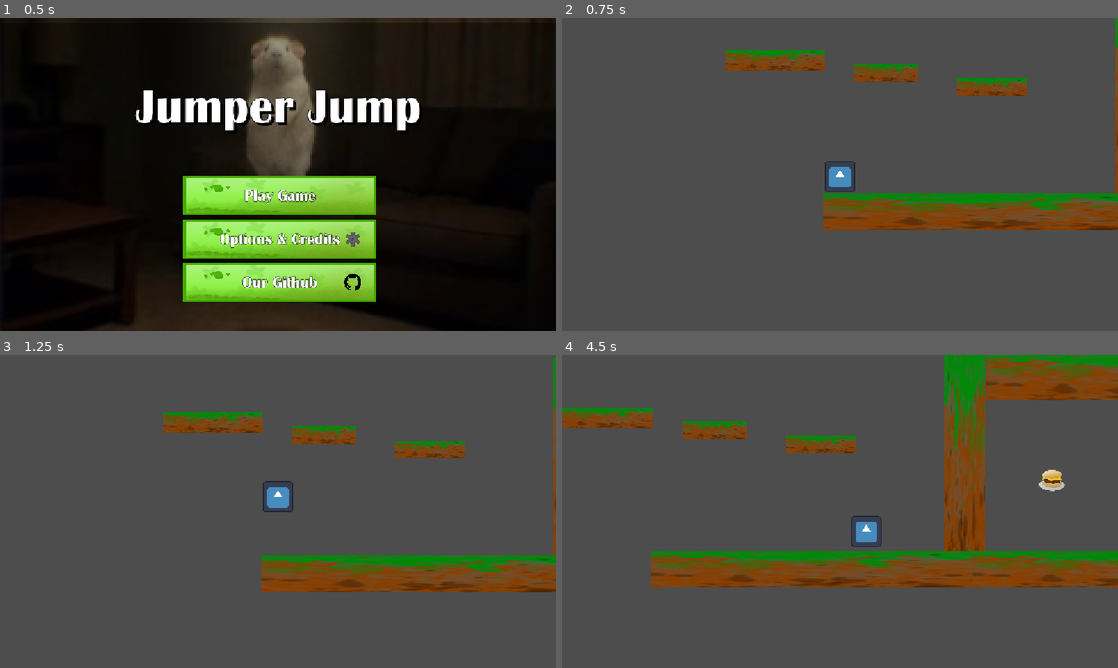
Above: before the commit, frames 1-4 (two rows, left to right).
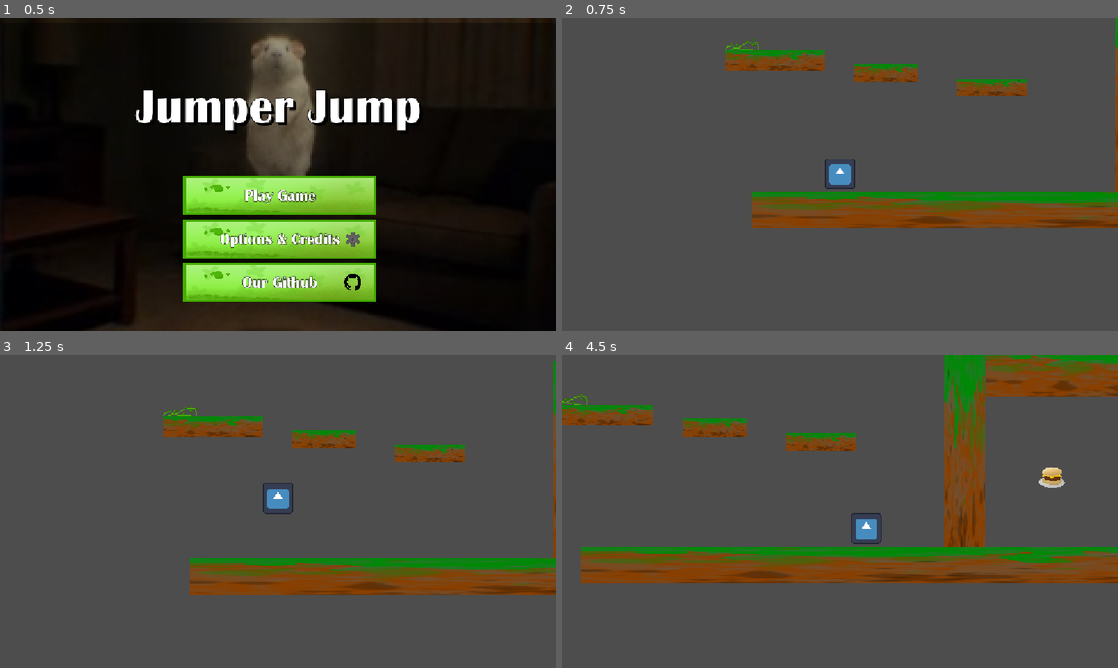
Above: after the commit, the same moments.

Repository: Guyiy1324/Jumpe-r-r-r-r-r-r-r-r
Game: Godot game, scene res://Scenes/MainMenu.tscn
Same seed, same stepped clock (60 frames per second), same inputs: the game is played once before the commit and once after it.
Inputs:
- Up to frame 1 (0.5 s): no input
- Up to frame 2 (0.75 s): click "Play Game" at 0.5 s
- Up to frame 3 (1.25 s): no input
- Up to frame 4 (4.5 s): hold Right (ui_right) 1.28-2.78 s; tap Space (Jump) at 1.52, 2.27, 3.77 s; hold Left (ui_left) 2.78-3.53 s; hold Right (ui_right) from 3.53 s (still down)

Frame 1 is identical in both runs. In frame 2, 4.5% of the frame differs, in the area x 29-100%, y 6-68%; in frame 3, 7.4%; in frame 4, 11%, in the area x 0-100%, y 0-75%.

Commit message:
bounceing

Diff:
--- a/jump-e-r/Scenes/boucne.gd
+++ b/jump-e-r/Scenes/boucne.gd
@@ -1,11 +1,10 @@
 extends Node2D
 
+@onready var audio_stream_player: AudioStreamPlayer = $AudioStreamPlayer
 
-# Called when the node enters the scene tree for the first time.
-func _ready() -> void:
-	pass # Replace with function body.
+@export var bounce_velocity: float = 1200.0
 
-
-# Called every frame. 'delta' is the elapsed time since the previous frame.
-func _process(delta: float) -> void:
-	pass
+func _on_area_2d_body_entered(body: Node2D) -> void:
+	if body is CharacterBody2D:
+		body.velocity.y = -bounce_velocity
+		#audio_stream_player.play()
--- a/jump-e-r/Scenes/boucne.tscn
+++ b/jump-e-r/Scenes/boucne.tscn
@@ -15,10 +15,12 @@
 
 [node name="Area2D" type="Area2D" parent="."]
 
+[node name="AudioStreamPlayer" type="AudioStreamPlayer" parent="Area2D"]
+stream = ExtResource("2_y0bvp")
+
 [node name="CollisionShape2D" type="CollisionShape2D" parent="Area2D"]
 position = Vector2(-62.88739, 219.94823)
 scale = Vector2(1.3114563, 27.806028)
 shape = SubResource("RectangleShape2D_y0bvp")
 
-[node name="AudioStreamPlayer" type="AudioStreamPlayer" parent="."]
-stream = ExtResource("2_y0bvp")
+[connection signal="body_entered" from="Area2D" to="." method="_on_area_2d_body_entered"]
--- a/jump-e-r/Scenes/map.tscn
+++ b/jump-e-r/Scenes/map.tscn
@@ -6,6 +6,7 @@
 [ext_resource type="PackedScene" uid="uid://b4mqx81580ntb" path="res://Scenes/player.tscn" id="4_myvm1"]
 [ext_resource type="PackedScene" uid="uid://ds3xeopn13qoa" path="res://Scenes/win_condition.tscn" id="5_np2xp"]
 [ext_resource type="Script" uid="uid://bf05jcmf7pt3e" path="res://Scripts/area_2d.gd" id="6_np2xp"]
+[ext_resource type="PackedScene" uid="uid://cq3csjm0ri5w3" path="res://Scenes/boucne.tscn" id="7_6q3n4"]
 [ext_resource type="PackedScene" uid="uid://d0wbcc2phpt2d" path="res://Scenes/hamburgoer.tscn" id="8_6q3n4"]
 
 [sub_resource type="GDScript" id="GDScript_np2xp"]
@@ -132,22 +133,9 @@
 [node name="Sprite2D" type="Sprite2D" parent="Section 1/Floor/Floor"]
 texture = ExtResource("1_c7s6e")
 
-[node name="Floor" type="StaticBody2D" parent="Section 1/Floor/Floor"]
-position = Vector2(162.43954, 5145.6255)
-scale = Vector2(2.0543447, 1.0796686)
-collision_layer = 3
-collision_mask = 3
-
-[node name="CollisionShape2D" type="CollisionShape2D" parent="Section 1/Floor/Floor/Floor"]
-scale = Vector2(13, 13)
-shape = SubResource("RectangleShape2D_wijl4")
-
-[node name="Sprite2D" type="Sprite2D" parent="Section 1/Floor/Floor/Floor"]
-texture = ExtResource("1_c7s6e")
-
 [node name="Platform" type="StaticBody2D" parent="Section 1"]
-position = Vector2(593.99994, 156.00002)
-scale = Vector2(5.206975, 0.5868702)
+position = Vector2(989, 150.00002)
+scale = Vector2(10.566976, 0.5868702)
 collision_layer = 3
 collision_mask = 3
 
@@ -178,6 +166,22 @@
 [node name="Hamburgoer" parent="." instance=ExtResource("8_6q3n4")]
 position = Vector2(1588, -209)
 
+[node name="Boucne" parent="." instance=ExtResource("7_6q3n4")]
+position = Vector2(-398.00003, -552.00006)
+scale = Vector2(0.09961599, 0.09961599)
+
+[node name="Boucne2" parent="." instance=ExtResource("7_6q3n4")]
+position = Vector2(2065.0002, -2210.0002)
+scale = Vector2(0.09961599, 0.09961599)
+
+[node name="Boucne3" parent="." instance=ExtResource("7_6q3n4")]
+position = Vector2(297, -1041)
+scale = Vector2(0.09961599, 0.09961599)
+
+[node name="Boucne4" parent="." instance=ExtResource("7_6q3n4")]
+position = Vector2(2272, 32)
+scale = Vector2(0.10392322, 0.10392322)
+
 [node name="ZoneOfDeathAndDespair" type="Area2D" parent="."]
 script = ExtResource("6_np2xp")
 
--- a/jump-e-r/Scripts/player.tres.gd
+++ b/jump-e-r/Scripts/player.tres.gd
@@ -57,3 +57,8 @@
 			velocity.x = wall_normal.x * WALL_REBOUND_SPEED
 			wall_rebounding = true
 			audio_stream_player.play()
+
+@export var jump_velocity: float = 400.0
+
+func bounce() -> void:
+	velocity.y = -jump_velocity * 3.0
Not shown: 1 places in jump-e-r/Scenes/map.tscn that only renumber resources
